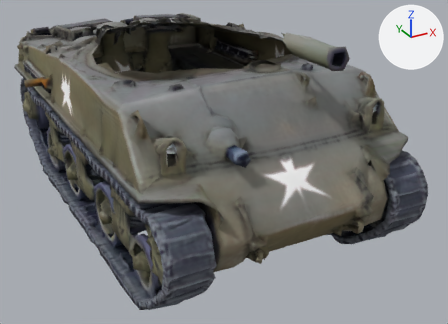
An edit to the OBJ model unity/Assets/_Game/Resources/Models/sherman_hull.obj, drawn before and after from the same camera.
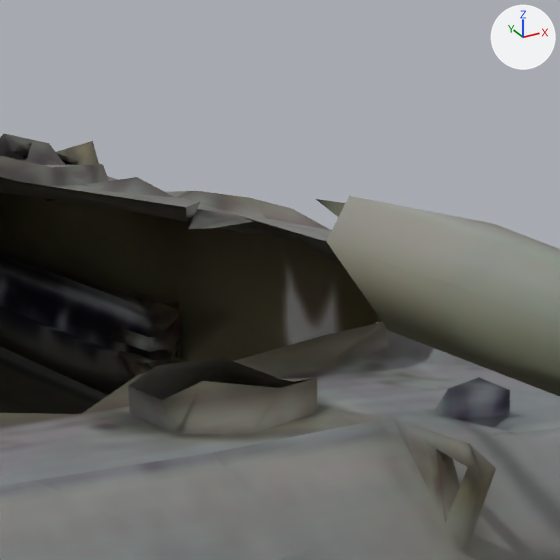
There are two pictures of each version: one whole from a camera (50 mm lens) standing at (-3.14, -7.14, 1.84) and looking at (0.53, -0.46, -1.5), one close up on the part from 51% to 72% of the width and 0% to 29% of the height. The lights are fixed; the arrows at upper right show +X, +Y and +Z. The older version's two pictures come first. Where no turn or scale is listed for an object, it has been applied to the vertices. Vertices at exactly the same position are counted once.

Names of what the first close-up shows: 'sherman_hull'.
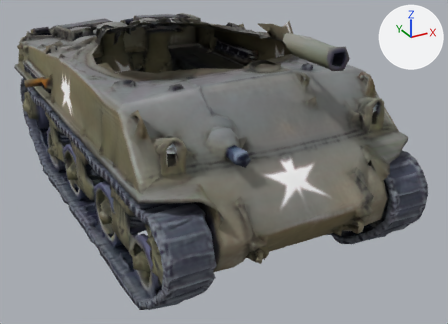
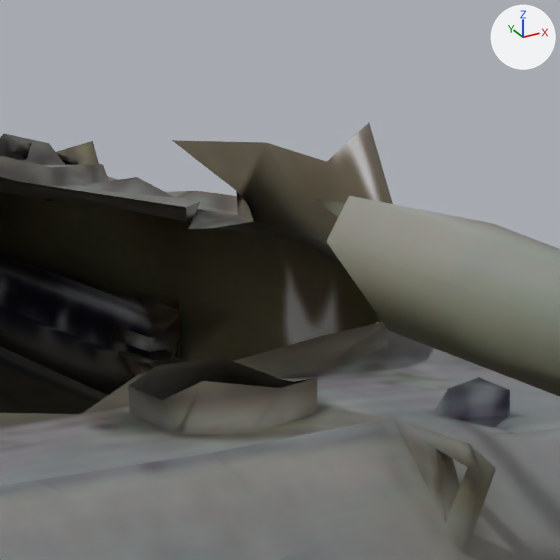
Location of each change, [x1, y1, x2, y2] in pixels of the close-ups (560 x 560 px):
'sherman_hull', reshaped
    before: [0, 133, 560, 560]
    after: [0, 123, 560, 560]
part 1 of me_sherman_hull, added
    after: [172, 123, 393, 241]

The change in detail:
me_sherman_hull is used by ob_sherman_hull; location (0.0, 0.0, 0.0).
Verts and faces of me_sherman_hull; kept vertices keep their numbers, new ones are numbered from 8693.
Before the commit, vertices of me_sherman_hull: 4657 (1.43, -0.71, 0.08), 4658 (1.48, -0.32, 0.01) at pixel (322, 240), 5144 (1.42, -0.06, 0.02) at pixel (237, 215), 5155 (1.43, -0.12, 0.02) at pixel (253, 221).
me_sherman_hull had 8693 vertices, 18347 faces and spanned x -1.64..2.08, y -2.91..2.99, z -2.18..0.48.
me_sherman_hull now has 8699 vertices, 18355 faces and spans x -1.64..2.08, y -2.91..2.99, z -2.18..0.48.
Part 1, on me_sherman_hull:
New vertex 8693 is at (1.4, -0.59, 0.33), pixel (369, 122).
New vertex 8694 is at (1.47, -0.34, 0.19), pixel (326, 161).
New vertex 8695 is at (1.46, -0.12, 0.2), pixel (266, 142).
New vertex 8696 is at (1.38, 0.16, 0.16), pixel (171, 140).
New vertex 8697 is at (1.43, -0.05, 0.08), pixel (236, 190).
New vertex 8698 is at (1.42, -0.1, 0.06), pixel (248, 204).
New faces: (4657, 4658, 8694), (4657, 8694, 8693), (4658, 8695, 8694), (4658, 5144, 8695), (5144, 8697, 8695), (8695, 8697, 8696).
New faces: (5144, 8698, 8697), (5144, 5155, 8698).
Other edits to the shape of me_sherman_hull do not show in these pictures.
